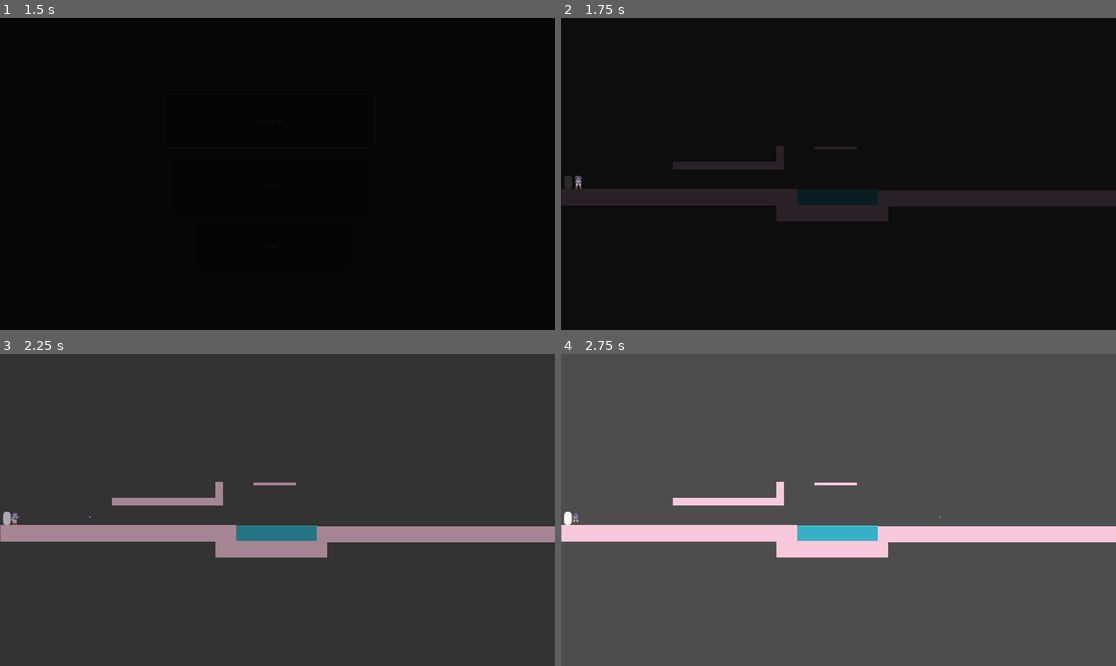
Above: before the commit, frames 1-4 (two rows, left to right).
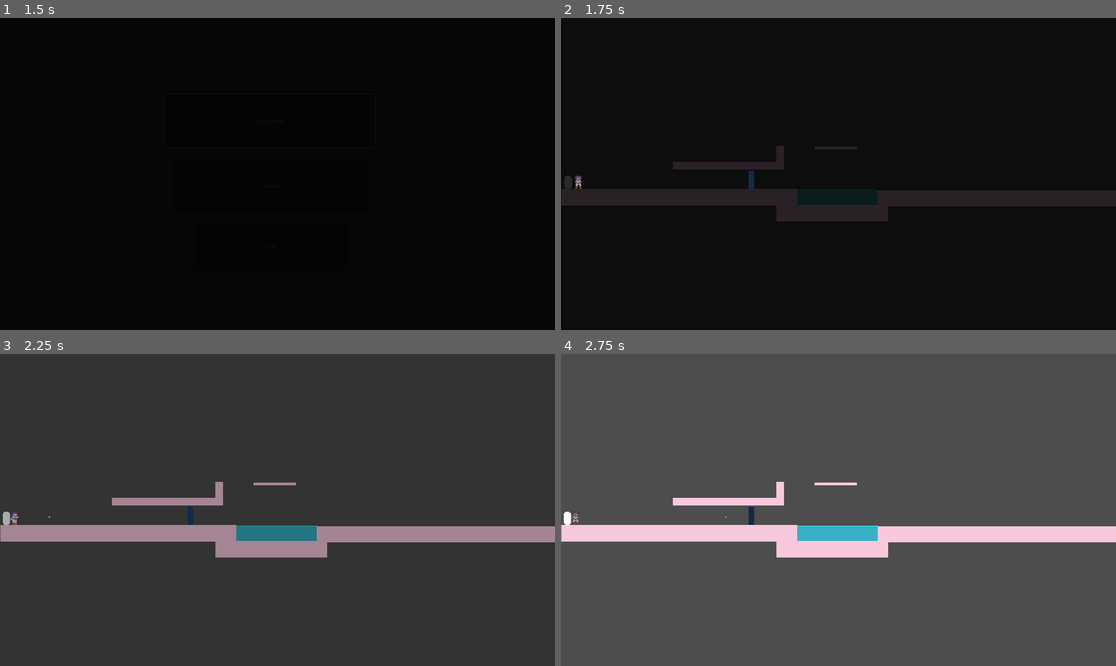
Above: after the commit, the same moments.

Repository: C0SMICSHARK/Pirate-Cats-and-Cowboy-Sharks
Game: Godot game, scene res://Scenes/Levels/main_menu.tscn
Two runs of this game, one before a commit and one after it. Both use one fixed random seed, a clock stepped at 60 frames per second and the inputs below. The engine's default icon, where the game draws it, is replaced by a stand-in: a white triangle on a blue panel in a dark square.
Inputs (mouse positions are in pixels of both pictures, inside the frame that each line leads up to):
- Up to frame 1 (1.5 s): click "Start Game" at 0.5 s; click "Start Game" at 1.25 s
- Up to frame 2 (1.75 s): no input
- Up to frame 3 (2.25 s): move the mouse to (399, 494) at 2.02 s; click (399, 494) at 2.1 s
- Up to frame 4 (2.75 s): no input

Frame 1 is identical in both runs. In frame 2, less than 0.1% of the frame differs, in the area x 33-35%, y 48-55%; in frame 3, less than 0.1%; in frame 4, less than 0.1%, in the area x 0-69%, y 48-56%.

Commit message:
Added breakable walls

Diff:
--- a/Scenes/Levels/TestScene_1.tscn
+++ b/Scenes/Levels/TestScene_1.tscn
@@ -6,6 +6,7 @@
 [ext_resource type="PackedScene" uid="uid://cg6dul6g2cnl5" path="res://Scenes/Objects/player_2.tscn" id="4_akanh"]
 [ext_resource type="Script" uid="uid://bpqey475r4mar" path="res://Scripts/water.gd" id="5_5k3us"]
 [ext_resource type="PackedScene" uid="uid://bvhg2nv87al38" path="res://Scenes/Misc/Scene_transition.tscn" id="6_fqvrj"]
+[ext_resource type="PackedScene" uid="uid://wfta78sese1g" path="res://Scenes/Objects/breakableWall.tscn" id="7_cdg6i"]
 
 [sub_resource type="BoxMesh" id="BoxMesh_r5l72"]
 
@@ -114,3 +115,7 @@
 offset_top = -34.0
 offset_right = 1961.0
 offset_bottom = 1106.0
+
+[node name="Node2D" parent="." instance=ExtResource("7_cdg6i")]
+position = Vector2(659, 560)
+scale = Vector2(1, 3.1600003)
--- /dev/null
+++ b/Scenes/Objects/breakableWall.tscn
@@ -0,0 +1,33 @@
+[gd_scene load_steps=5 format=3 uid="uid://wfta78sese1g"]
+
+[ext_resource type="Script" uid="uid://mjjt7815bf2y" path="res://Scripts/breakableWall.gd" id="1_fh4lq"]
+[ext_resource type="Texture2D" uid="uid://bu3s7sxp148w7" path="res://Debug Assets/Perfect Navy Solid.jpg" id="2_1w5al"]
+
+[sub_resource type="RectangleShape2D" id="RectangleShape2D_rrqbg"]
+size = Vector2(64.814865, 20)
+
+[sub_resource type="RectangleShape2D" id="RectangleShape2D_i5nch"]
+size = Vector2(21, 20)
+
+[node name="Node2D" type="Node2D"]
+script = ExtResource("1_fh4lq")
+
+[node name="StaticBody2D" type="StaticBody2D" parent="."]
+
+[node name="Area2D" type="Area2D" parent="StaticBody2D"]
+scale = Vector2(1.0799992, 0.75999993)
+
+[node name="CollisionShape2D" type="CollisionShape2D" parent="StaticBody2D/Area2D"]
+position = Vector2(5.555559, 0)
+scale = Vector2(0.99999976, 1)
+shape = SubResource("RectangleShape2D_rrqbg")
+
+[node name="Sprite2D" type="Sprite2D" parent="StaticBody2D"]
+scale = Vector2(0.06887755, 0.06802721)
+texture = ExtResource("2_1w5al")
+
+[node name="CollisionShape2D" type="CollisionShape2D" parent="StaticBody2D"]
+position = Vector2(10.5, 0)
+shape = SubResource("RectangleShape2D_i5nch")
+
+[connection signal="body_entered" from="StaticBody2D/Area2D" to="." method="_on_area_2d_body_entered"]
--- a/Scripts/Bullets.gd
+++ b/Scripts/Bullets.gd
@@ -3,7 +3,7 @@
 var pos:Vector2
 var rota:float
 var dir:float
-var speed=2000
+var speed=800
 
 
 func _ready():
--- /dev/null
+++ b/Scripts/breakableWall.gd
@@ -0,0 +1,15 @@
+extends Node2D
+
+
+# Called when the node enters the scene tree for the first time.
+func _ready() -> void:
+	pass # Replace with function body.
+
+
+# Called every frame. 'delta' is the elapsed time since the previous frame.
+
+
+
+func _on_area_2d_body_entered(body: Node2D) -> void:
+	if body.is_in_group(	"Projectile"):
+		queue_free()
Not shown: 1 places in Scenes/Levels/TestScene_1.tscn that only renumber resources
Not shown, added: Scripts/breakableWall.gd.uid
